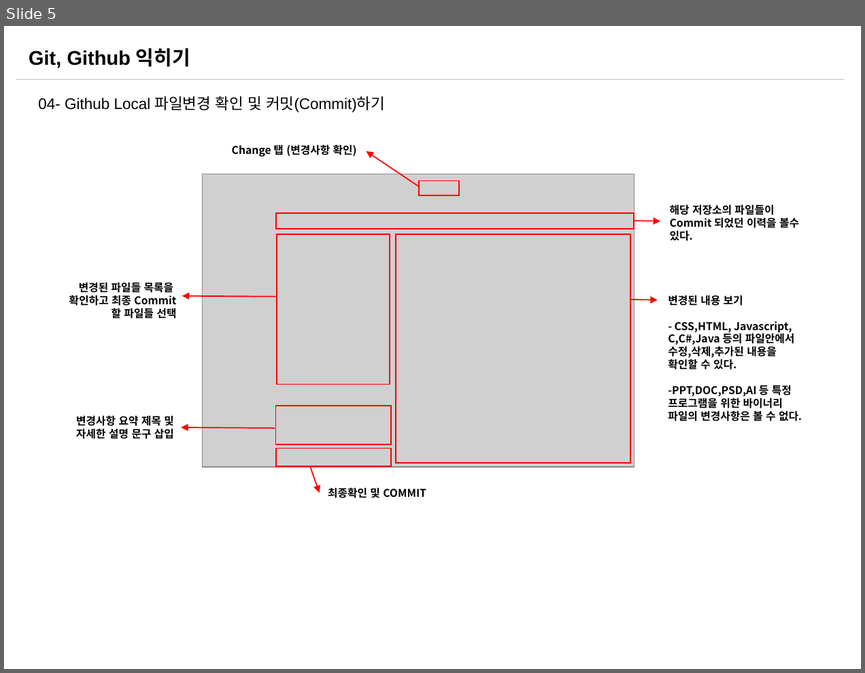
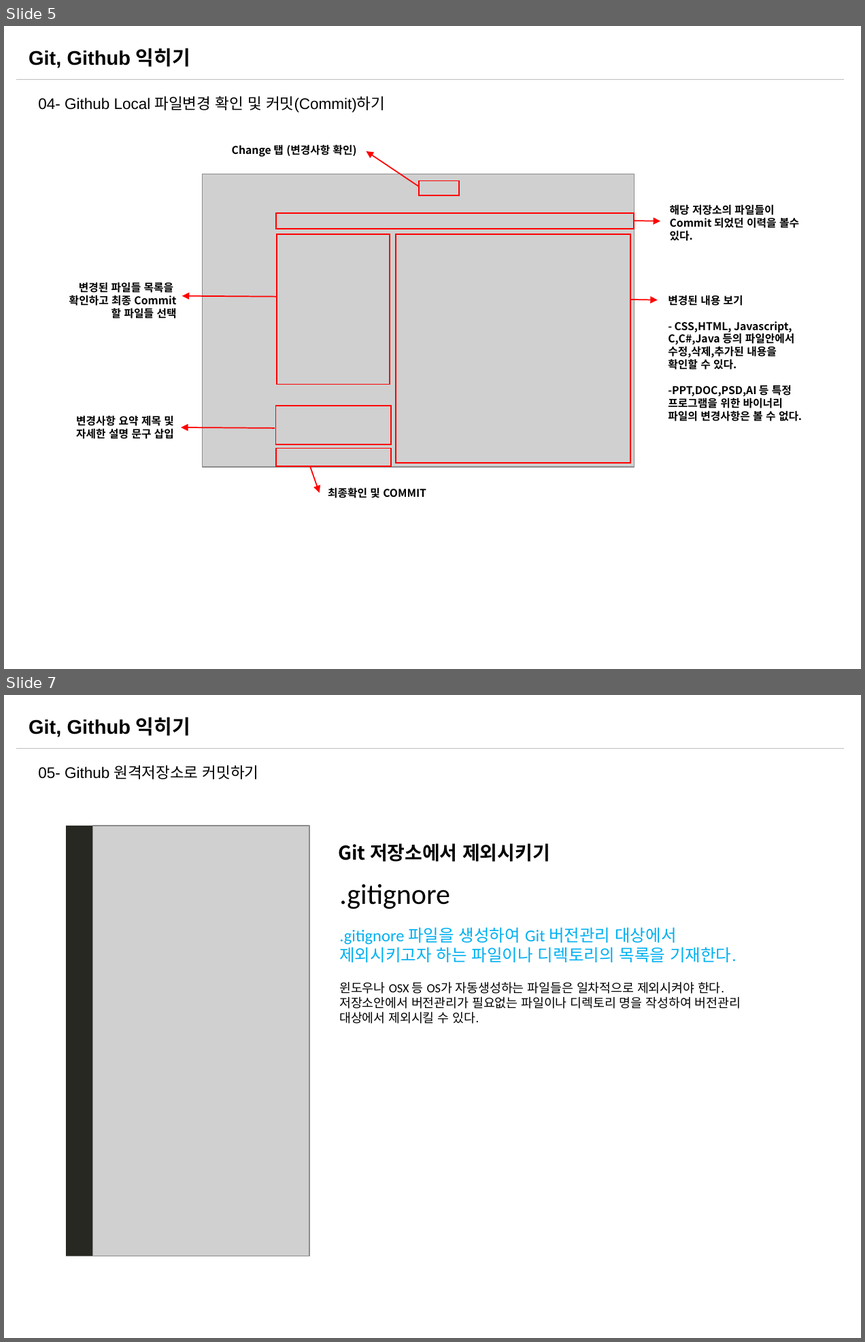
Before and after one commit to sabin21/NodeJS_Workflow_Study, a slide deck: CH00_Git_Github.pptx. Shown one above the other, each under a label of ours: slide 5 before the commit, slides 5 and 7 after it; the slides between them are not shown. The pictures are 865x673 and 865x1342 pixels, drawn with LibreOffice and Linux fonts; fonts in the diff are those of the drawing; grey boxes stand for pictures. Boxes give left, top, right and bottom in pixels: in the first picture for what was removed or moved away, otherwise in the second. Text is boxed around its words. In the diff, an @@ line names an element or a change of style, - is before the commit and + after.

Commit message:
Git_Github 파일 수정

```diff
--- a/CH00_Git_Github.pptx
+++ b/CH00_Git_Github.pptx
@@ slide 7 added at box(4, 695, 861, 1338), background #FFFFFF; not listed: 2 template elements that a slide beside it also shows @@
@@ text added at box(38, 765, 259, 779), 12.9 pt, text #000000 @@
+05- Github 원격저장소로 커밋하기
@@ rectangle added at box(66, 826, 309, 1255), fill #272822 @@
@@ picture added at box(92, 826, 309, 1255) @@
@@ text added at box(338, 843, 549, 862), 16 pt, text #000000, bold @@
+Git 저장소에서 제외시키기
@@ text added at box(339, 884, 740, 1023), 10.5 pt, text #000000 @@
+.gitignore
+.gitignore 파일을 생성하여 Git 버전관리 대상에서 제외시키고자 하는 파일이나 디렉토리의 목록을 기재한다.
+윈도우나 OSX 등 OS가 자동생성하는 파일들은 일차적으로 제외시켜야 한다.
+저장소안에서 버전관리가 필요없는 파일이나 디렉토리 명을 작성하여 버전관리 대상에서 제외시킬 수 있다.
```
Also in this commit, not shown: 3 slides changed, 1 other slide added, 1 other file.
